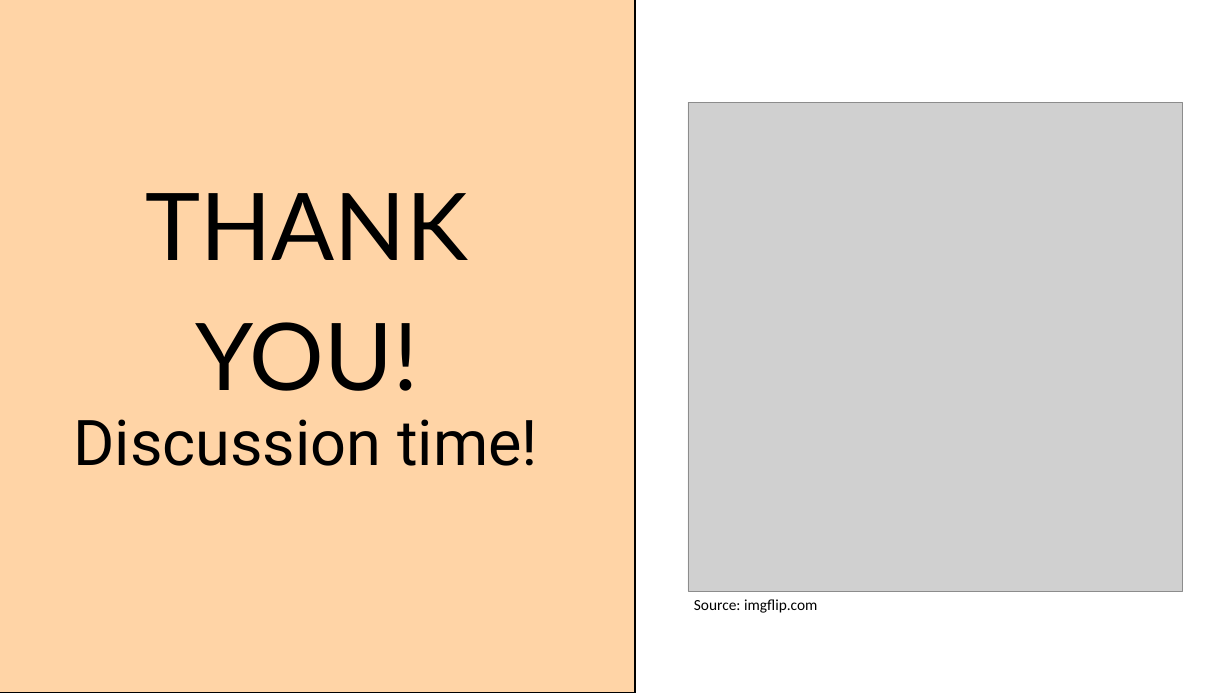
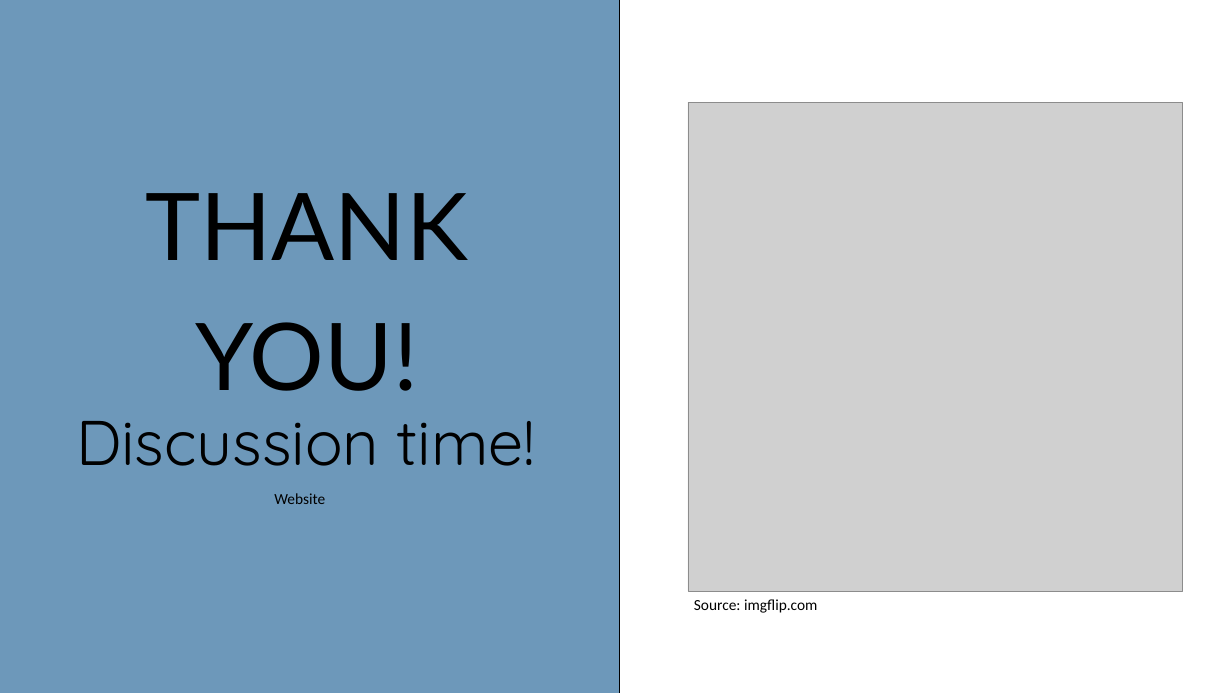
Before and after one commit to tinasophie15/tcpp_project_chatgpt_learning, a slide deck: slide 15 of Presentation.pptx (slide 16 before the commit). Drawn at 1232x693 pixels with LibreOffice and Linux fonts; fonts in the diff are those of the drawing; grey boxes stand for pictures. Boxes give left, top, right and bottom in pixels: in the first picture for what was removed or moved away, otherwise in the second. Text is boxed around its words. In the diff, an @@ line names an element or a change of style, - is before the commit and + after.

```diff
--- a/Presentation.pptx
+++ b/Presentation.pptx
@@ freeform shape: place and size @@
-freeform shape at bbox=[0, 0, 635, 692]
+freeform shape at bbox=[0, 4, 620, 693]
@@ freeform shape at bbox=[0, 4, 620, 693]: fill #FFD4A6 to #6D98BA @@
@@ rectangle added at bbox=[0, 0, 620, 693], fill #6D98BA, outline #000000 0 pt @@
@@ text "Discussion time!" at bbox=[76, 421, 536, 466]: font Roboto to Quicksand @@
@@ text added at bbox=[274, 493, 325, 504], 18 pt, text #000000 @@
+Website
```
Also in this commit, not shown: 9 other slides changed, 12 slides removed.
